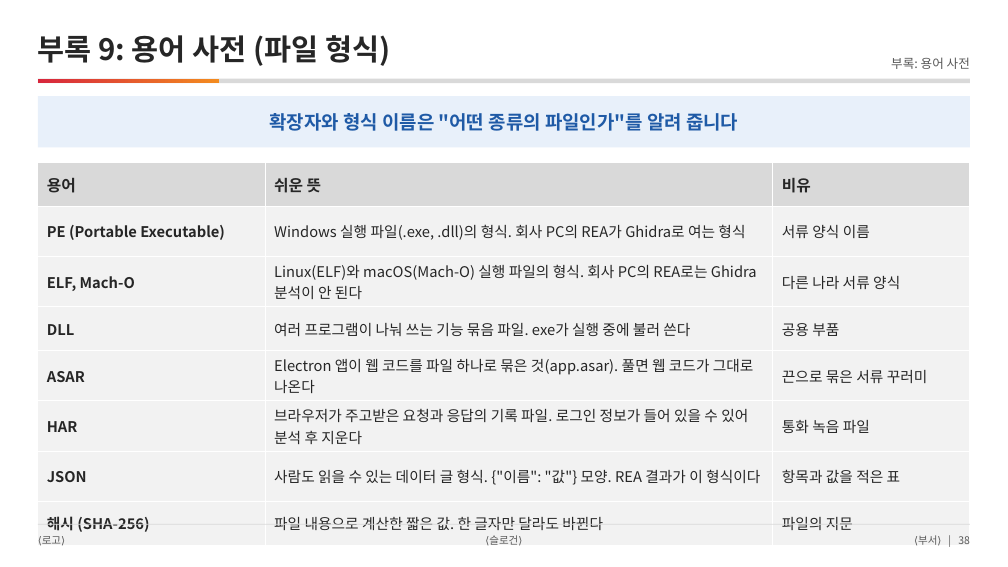
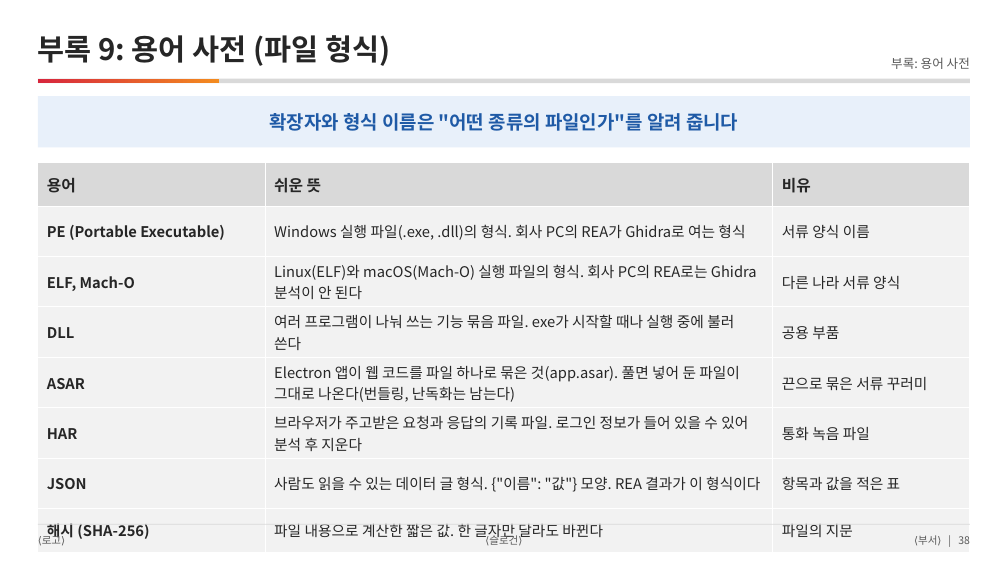
Before and after one commit to DarrenKoi/pm_notes, a slide deck: slide 38 of reverse_engineering/re-rea-team-intro.pptx. Drawn at 1008x567 pixels with LibreOffice and Linux fonts; fonts in the diff are those of the drawing. Boxes give left, top, right and bottom in pixels: in the first picture for what was removed or moved away, otherwise in the second. Text is boxed around its words. In the diff, an @@ line names an element or a change of style, - is before the commit and + after.

```diff
--- a/reverse_engineering/re-rea-team-intro.pptx
+++ b/reverse_engineering/re-rea-team-intro.pptx
@@ table at [38,163,971,545] @@
-row 4, column 2: 여러 프로그램이 나눠 쓰는 기능 묶음 파일. exe가 실행 중에 불러 쓴다
+row 4, column 2: 여러 프로그램이 나눠 쓰는 기능 묶음 파일. exe가 시작할 때나 실행 중에 불러 쓴다
-row 5, column 2: Electron 앱이 웹 코드를 파일 하나로 묶은 것(app.asar). 풀면 웹 코드가 그대로 나온다
+row 5, column 2: Electron 앱이 웹 코드를 파일 하나로 묶은 것(app.asar). 풀면 넣어 둔 파일이 그대로 나온다(번들링, 난독화는 남는다)
```
Also in this commit, not shown: 4 other slides changed, 13 other files.
